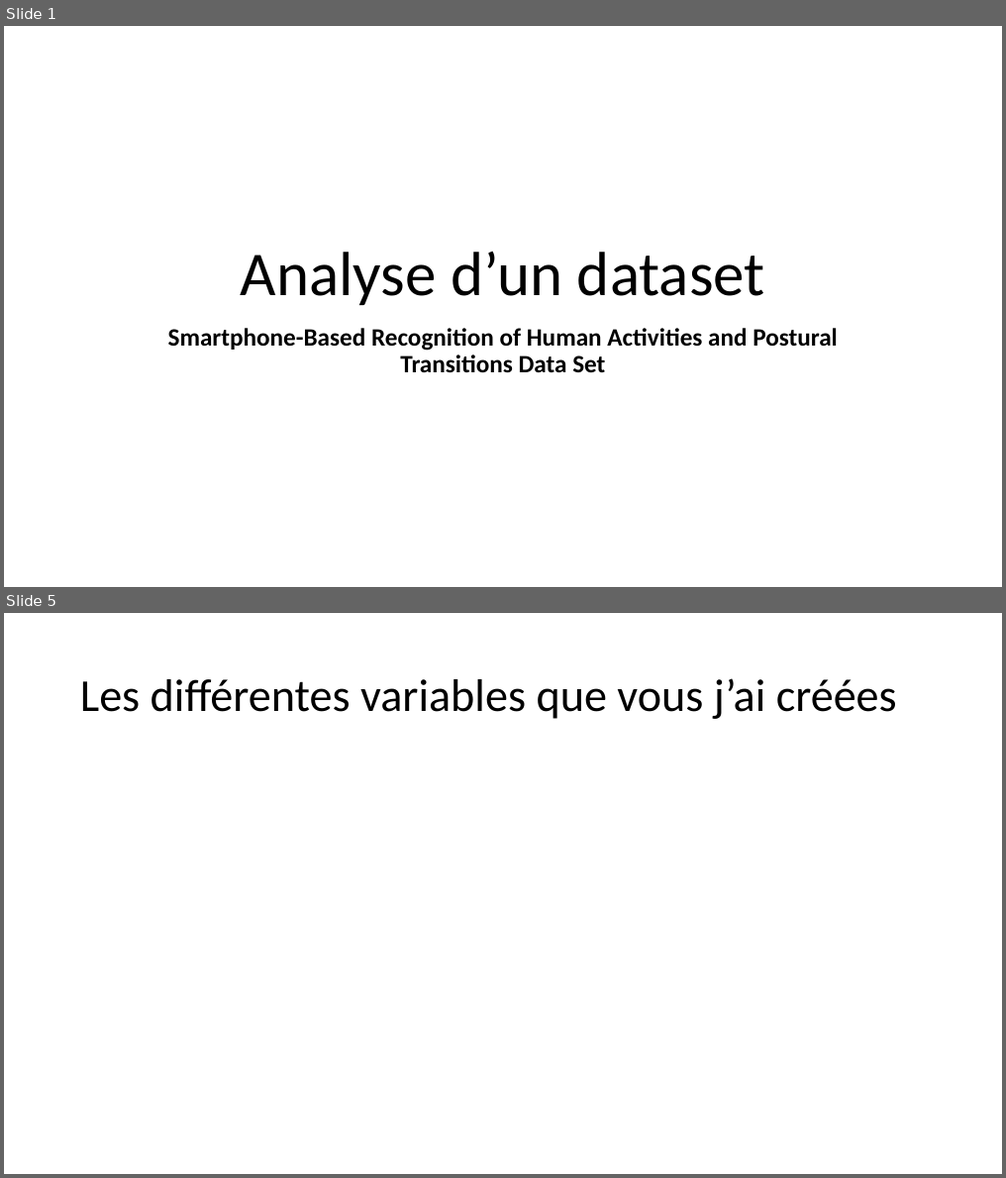
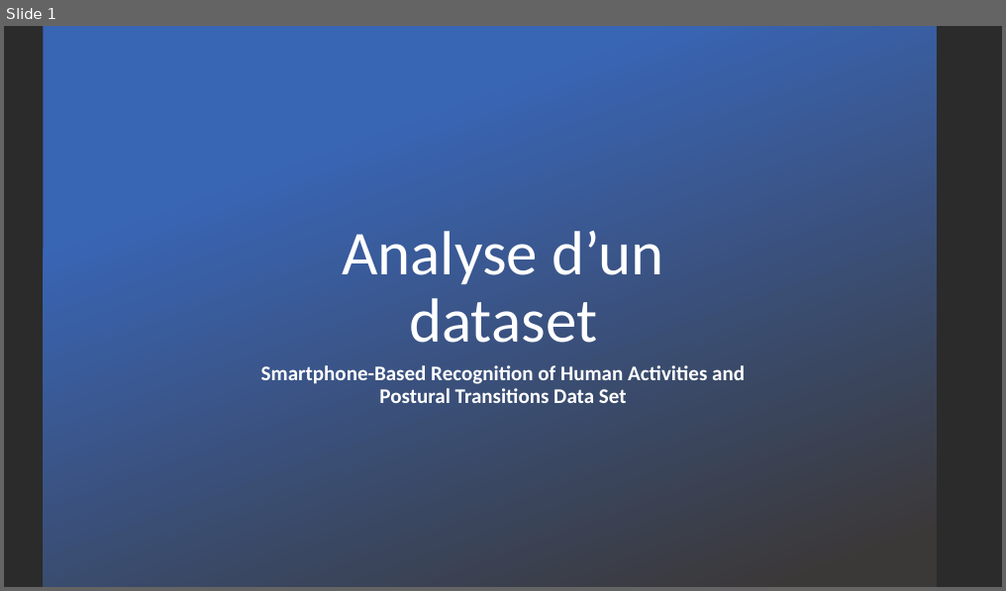
Before and after one commit to EmmanuelVey94/PythonForDataAnalysis, a slide deck: contexte.pptx. Shown one above the other, each under a label of ours: slides 1 and 5 before the commit, slide 1 after it; the slides between them are not shown. The pictures are 1006x1178 and 1006x591 pixels, drawn with LibreOffice and Linux fonts; fonts in the diff are those of the drawing; background and template pictures are left out; a plain dark background stands for a picture behind light text. Boxes give left, top, right and bottom in pixels: in the first picture for what was removed or moved away, otherwise in the second. Text is boxed around its words. In the diff, an @@ line names an element or a change of style, - is before the commit and + after.

```diff
--- a/contexte.pptx
+++ b/contexte.pptx
@@ slide 5 removed at <box>4,613,1002,1174</box>, background #FFFFFF @@
@@ title removed at <box>80,678,897,719</box> @@
-Les différentes variables que vous j’ai créées
@@ slide 1 changed as well @@
@@ background #FFFFFF to picture (left out) @@
@@ rectangle added at <box>43,26,936,587</box>, fill gradient #3965B5 to #3B3838 @@
@@ title "Analyse d’un dataset": place and size @@
-title "Analyse d’un dataset" at <box>241,251,765,305</box>
+title "Analyse d’un dataset" at <box>342,231,664,343</box>
@@ title "Analyse d’un dataset" at <box>342,231,664,343</box>: text colour #000000 to #FFFFFF @@
@@ subtitle "Smartphone-Based Recognition of Human Activities ...": place and size @@
-subtitle "Smartphone-Based Recognition of Human Activities ..." at <box>168,328,838,373</box>
+subtitle "Smartphone-Based Recognition of Human Activities ..." at <box>261,366,745,403</box>
@@ subtitle "Smartphone-Based Recognition of Human Activities ..." at <box>261,366,745,403</box>: size 24 to 20 pt, text colour #000000 to #FFFFFF @@
```
Also in this commit, not shown: 3 other slides changed, 3 slides added, 1 other slide removed.
